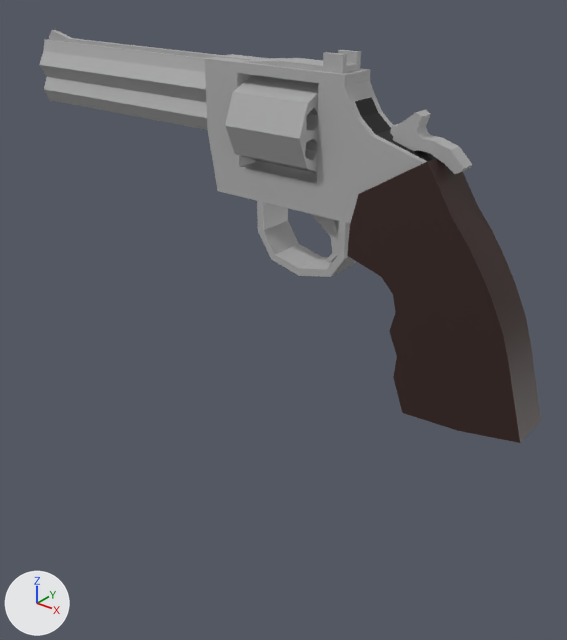
Before and after pictures for a commit that changed the Blender file assets/models/guns/colt_python.blend.
Rendered twice from a 50 mm camera at (0.283, -0.325, 0.232) aimed at (0.009, 0.018, 0.02). The lights are fixed; the arrows at lower left show +X, +Y and +Z. Both versions are drawn at frame 1 of the action 'shoot'; the numbers are the values there.

Before the edit, the objects in view are built like this:
```python
ob_barrel = bpy.data.objects.new('Barrel', me_cylinder_002)
ob_barrel.parent = ob_receiver
ob_barrel.location = (0.0721, 0.0, 1.261)
ob_barrel.rotation_euler = (0.0, 1.571, 0.0)  # degrees (0, 90, 0)
ob_barrel.scale = (0.00642, 0.00642, 0.00642)
ob_cube = bpy.data.objects.new('Cube', me_cube_002)
ob_cube.parent = ob_receiver
ob_cube.location = (0.187, 0.0, 1.24)
ob_cube.scale = (0.0946, 0.0436, 0.0946)
ob_cylinder = bpy.data.objects.new('Cylinder', me_cylinder)
ob_cylinder.parent = ob_receiver
ob_cylinder.location = (0.183, 0.0, 1.246)
ob_cylinder.rotation_euler = (6.283, -1.571, 0.0)  # degrees (360, -90, 0)
ob_cylinder.scale = (0.022, 0.022, 0.022)
ob_grip = bpy.data.objects.new('Grip', me_cube_001)
ob_grip.parent = ob_receiver
ob_grip.location = (0.325, 0.0, 1.172)
ob_grip.scale = (0.0946, 0.0946, 0.0946)
ob_hammer = bpy.data.objects.new('Hammer', me_cube_003)
ob_hammer.parent = ob_receiver
ob_hammer.location = (0.279, 0.0, 1.243)
ob_hammer.scale = (0.0946, 0.0946, 0.0946)
ob_receiver = bpy.data.objects.new('Receiver', me_cube)
ob_receiver.location = (0.0, 0.0, 0.0)
ob_receiver.scale = (0.0946, 0.0946, 0.0946)
```
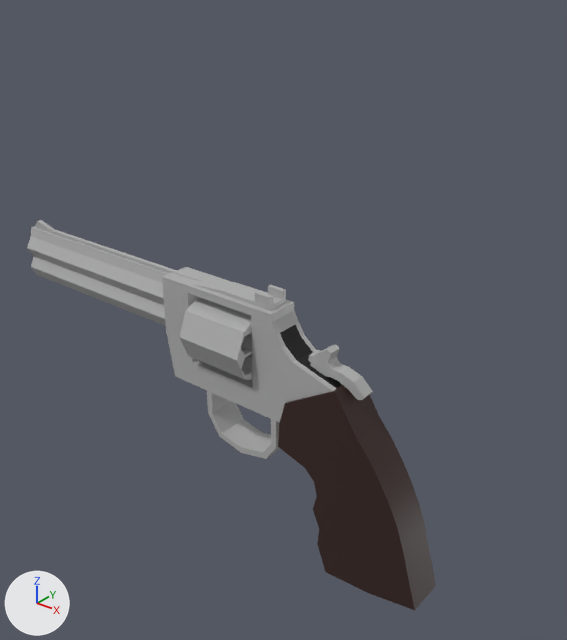
What differs and where, as boxes (x1, y1, x2, y2) in the pictures (567 x 640 px):
'Grip', moved
    before: (347, 158, 541, 443)
    after: (278, 385, 436, 610)
'Receiver', mesh moved
    before: (205, 50, 436, 277)
    after: (162, 267, 342, 459)
'Barrel', moved
    before: (39, 30, 260, 130)
    after: (27, 220, 207, 326)
'Cylinder', moved
    before: (225, 75, 319, 173)
    after: (179, 297, 252, 380)
'Hammer', moved
    before: (390, 110, 472, 174)
    after: (308, 344, 373, 400)
'Cube', deleted
    before: (311, 214, 339, 263)

What the commit changed:
me_cube has 178 vertices, 172 faces and spans x -0.228..1.222, y -0.114..0.114, z 0.717..1.942.
me_cube is used by ob_receiver; location (0.0, 0.0, 0.0); scale (0.0946, 0.0946, 0.0946).
me_cube part 1: the whole mesh is moved by (-0.483, 0.0, -1.445).
In object 'Cylinder' (ob_cylinder), matrix_parent_inverse goes from Matrix(((10.57, 0.0, 0.0, -1.979), (0.0, 10.57, 0.0, 0.0), (0.0, 0.0, 10.57, -11.63), (0.0, 0.0, 0.0, 1.0))) to Matrix(((10.57, 0.0, 0.0, -0.483), (0.0, 10.57, 0.0, 0.0), (0.0, 0.0, 10.57, -1.445), (0.0, 0.0, 0.0, 1.0))).
Object 'Cylinder' (ob_cylinder) moves from (0.183, 0.0, 1.246) to (-0.00301, 0.0, 0.145).
In object 'Grip' (ob_grip), matrix_parent_inverse goes from Matrix(((10.57, 0.0, 0.0, -1.979), (0.0, 10.57, 0.0, 0.0), (0.0, 0.0, 10.57, -11.63), (0.0, 0.0, 0.0, 1.0))) to Matrix(((10.57, 0.0, 0.0, -0.483), (0.0, 10.57, 0.0, 0.0), (0.0, 0.0, 10.57, -1.445), (0.0, 0.0, 0.0, 1.0))).
Object 'Grip' (ob_grip) moves from (0.325, 0.0, 1.172) to (0.137, 0.0, 0.072).
In object 'Barrel' (ob_barrel), matrix_parent_inverse goes from Matrix(((10.57, 0.0, 0.0, -1.979), (0.0, 10.57, 0.0, 0.0), (0.0, 0.0, 10.57, -11.63), (0.0, 0.0, 0.0, 1.0))) to Matrix(((10.57, 0.0, 0.0, -0.483), (0.0, 10.57, 0.0, 0.0), (0.0, 0.0, 10.57, -1.445), (0.0, 0.0, 0.0, 1.0))).
Object 'Barrel' (ob_barrel) moves from (0.0721, 0.0, 1.261) to (-0.115, 0.0, 0.161).
Object 'Cube' (ob_cube) is deleted.
In object 'Hammer' (ob_hammer), matrix_parent_inverse goes from Matrix(((10.57, 0.0, 0.0, -1.979), (0.0, 10.57, 0.0, 0.0), (0.0, 0.0, 10.57, -11.63), (0.0, 0.0, 0.0, 1.0))) to Matrix(((10.57, 0.0, 0.0, -0.483), (0.0, 10.57, 0.0, 0.0), (0.0, 0.0, 10.57, -1.445), (0.0, 0.0, 0.0, 1.0))).
Object 'Hammer' (ob_hammer) moves from (0.279, 0.0, 1.243) to (0.0914, 0.0, 0.142).
